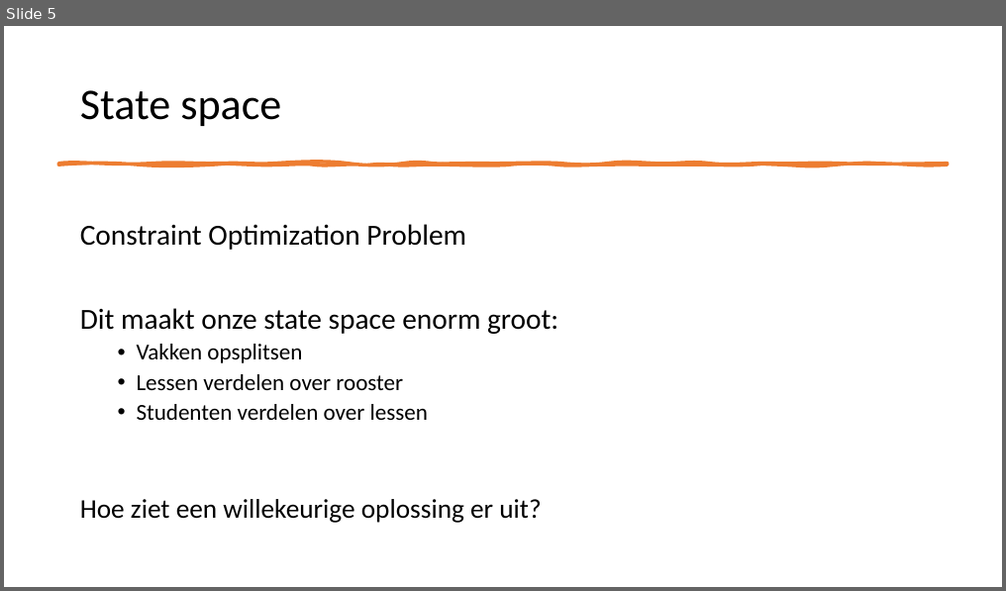
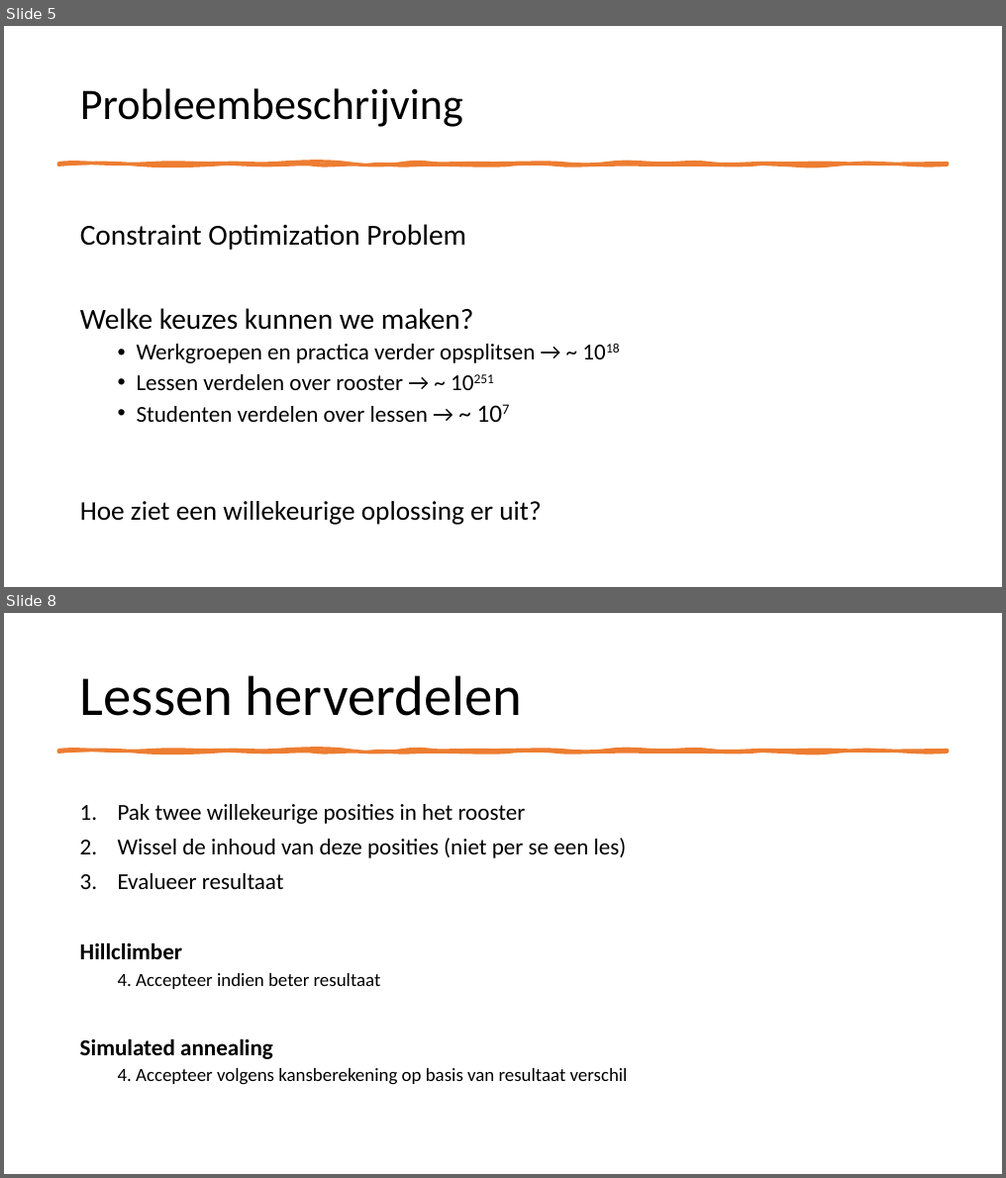
Before and after one commit to NinaAlblasMinorAI/RoosterRulers, a slide deck: doc/Presentatie.pptx. Shown one above the other, each under a label of ours: slide 5 before the commit, slides 5 and 8 after it; the slides between them are not shown. The pictures are 1006x591 and 1006x1178 pixels, drawn with LibreOffice and Linux fonts; fonts in the diff are those of the drawing. Boxes give left, top, right and bottom in pixels: in the first picture for what was removed or moved away, otherwise in the second. Text is boxed around its words. In the diff, an @@ line names an element or a change of style, - is before the commit and + after.

```diff
--- a/doc/Presentatie.pptx
+++ b/doc/Presentatie.pptx
@@ slide 8 added at [4,613,1002,1174], background #FFFFFF @@
@@ title added at [80,675,522,716], 54 pt, text #000000 @@
+Lessen herverdelen
@@ freeform shape added at [58,750,947,752], fill #ED7D31, outline #ED7D31 3.25 pt @@
@@ text added at [80,804,628,1085], 22 pt, text #000000 @@
+1. Pak twee willekeurige posities in het rooster
+2. Wissel de inhoud van deze posities (niet per se een les)
+3. Evalueer resultaat
+Hillclimber
+  4. Accepteer indien beter resultaat
+Simulated annealing
+  4. Accepteer volgens kansberekening op basis van resultaat verschil
@@ slide 5 changed as well @@
@@ title at [80,88,463,127]: text changed @@
-State space
+Probleembeschrijving
@@ text at [80,308,535,422]: text changed @@
-Dit maakt onze state space enorm groot:
-  • Vakken opsplitsen
-  • Lessen verdelen over rooster
-  • Studenten verdelen over lessen
+Welke keuzes kunnen we maken?
+  • Werkgroepen en practica verder opsplitsen → ~ 1018
+  • Lessen verdelen over rooster → ~ 10251
+  • Studenten verdelen over lessen → ~ 107
```
Also in this commit, not shown: 10 other slides changed, 10 other slides added, 5 slides removed, 7 other files.
